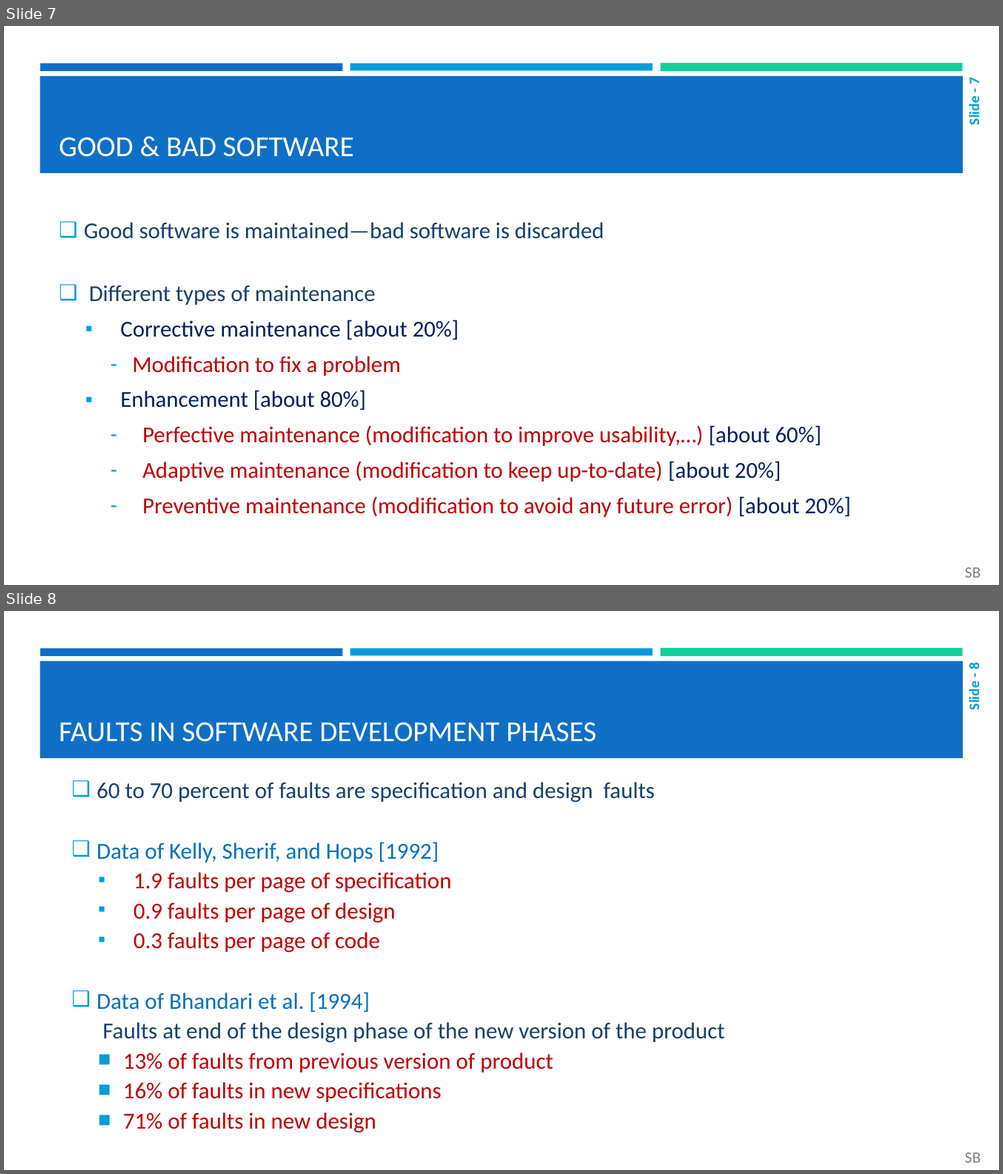
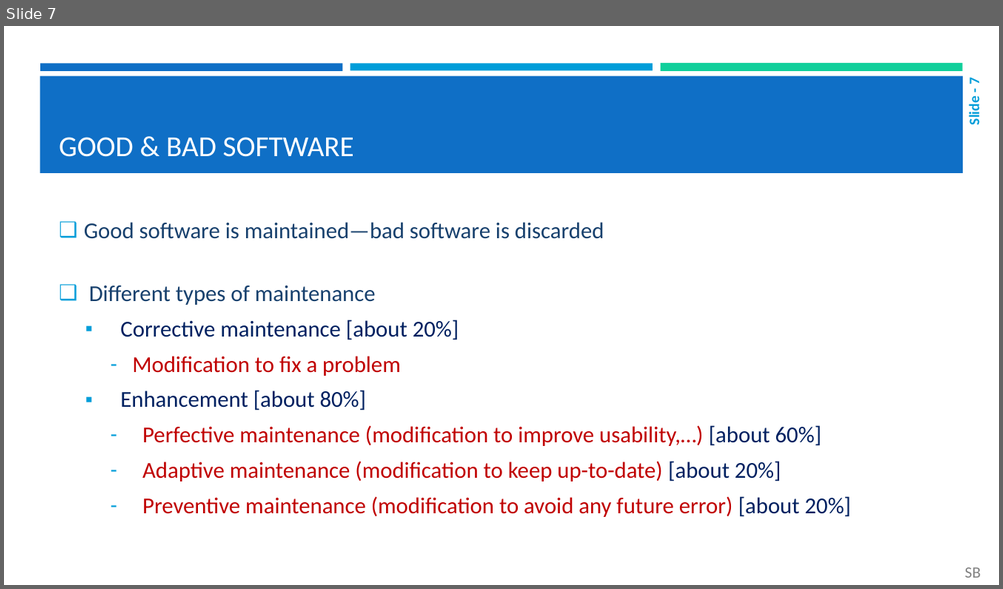
Before and after one commit to borshon56/LabTask1, a slide deck: SE - L01 - Software and Software Engineering_updated.pptx. Shown one above the other, each under a label of ours: slides 7 and 8 before the commit, slide 7 after it. The pictures are 1003x1174 and 1003x589 pixels, drawn with LibreOffice and Linux fonts; fonts in the diff are those of the drawing. Boxes give left, top, right and bottom in pixels: in the first picture for what was removed or moved away, otherwise in the second. Text is boxed around its words. In the diff, an @@ line names an element or a change of style, - is before the commit and + after.

```diff
--- a/SE - L01 - Software and Software Engineering_updated.pptx
+++ b/SE - L01 - Software and Software Engineering_updated.pptx
@@ slide 8 removed at (x1=4, y1=611, x2=999, y2=1170), background #FFFFFF; not listed: 4 template elements that a slide beside it also shows @@
@@ text removed at (x1=965, y1=664, x2=983, y2=709) @@
-Slide - 8
@@ title removed at (x1=59, y1=722, x2=596, y2=742) @@
-FAULTS IN SOFTWARE DEVELOPMENT PHASES
@@ text removed at (x1=96, y1=782, x2=725, y2=1133) @@
-❑ 60 to 70 percent of faults are specification and design faults
-❑ Data of Kelly, Sherif, and Hops [1992]
-  ▪ 1.9 faults per page of specification
-  ▪ 0.9 faults per page of design
-  ▪ 0.3 faults per page of code
-❑ Data of Bhandari et al. [1994]
-Faults at end of the design phase of the new version of the product
-  ■ 13% of faults from previous version of product
-  ■ 16% of faults in new specifications
-  ■ 71% of faults in new design
@@ text removed at (x1=965, y1=1153, x2=980, y2=1163) @@
-SB
```
Also in this commit, not shown: 1 slide changed, 7 other slides removed.
